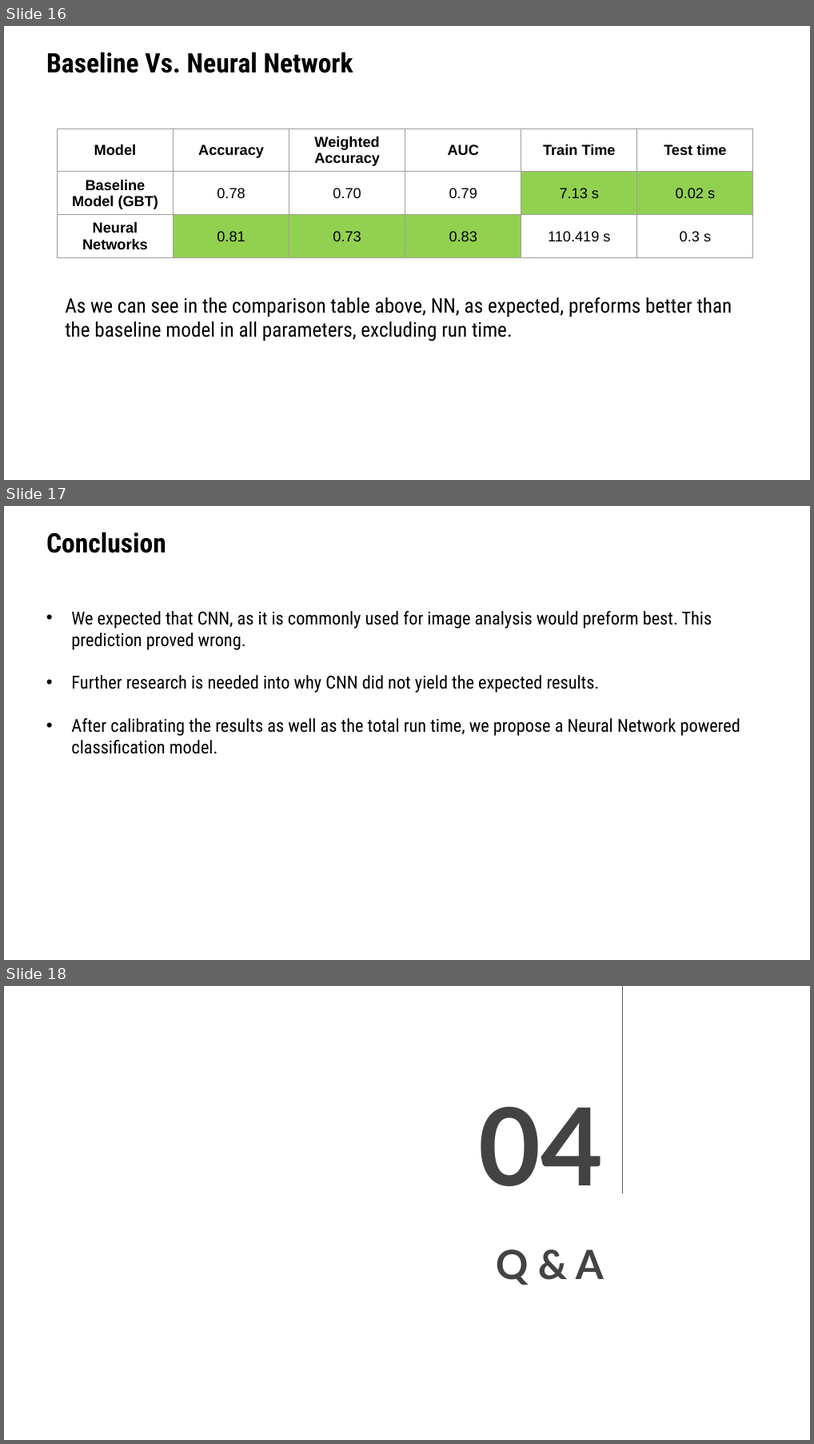
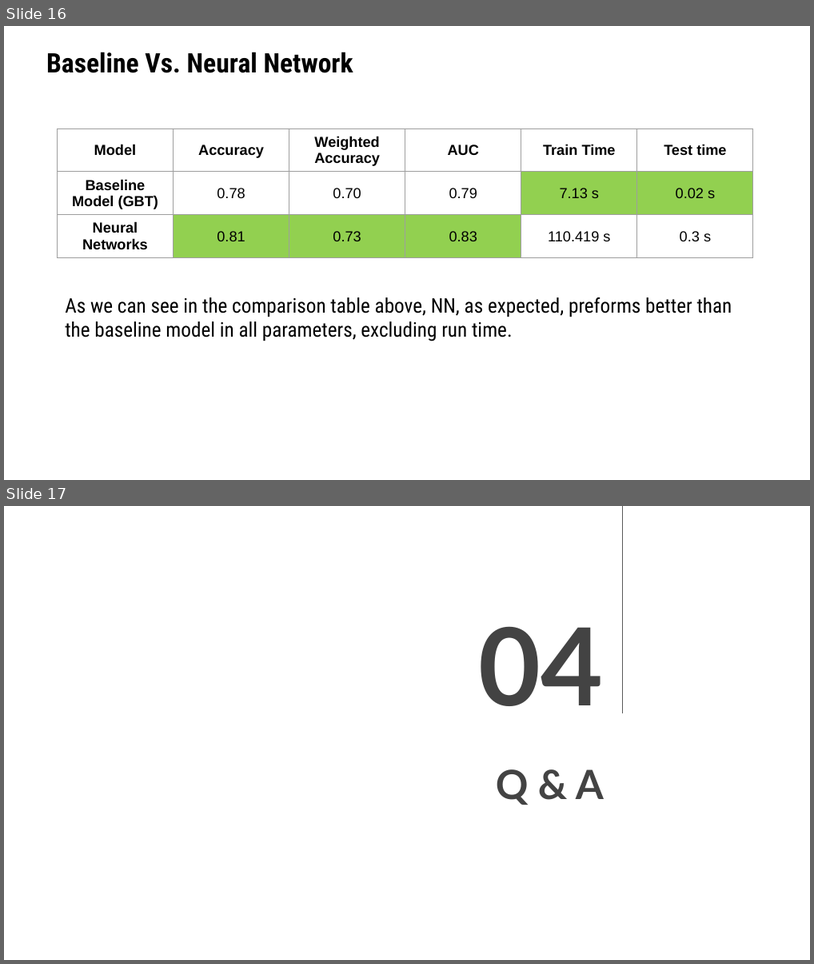
Before and after one commit to TZstatsADS/Fall2020-Project3-group5, a slide deck: doc/presentation.pptx. Shown one above the other, each under a label of ours: slides 16, 17 and 18 before the commit, slides 16 and 17 after it. The pictures are 814x1444 and 814x964 pixels, drawn with LibreOffice and Linux fonts; fonts in the diff are those of the drawing; background and template pictures are left out. Boxes give left, top, right and bottom in pixels: in the first picture for what was removed or moved away, otherwise in the second. Text is boxed around its words. In the diff, an @@ line names an element or a change of style, - is before the commit and + after.

```diff
--- a/doc/presentation.pptx
+++ b/doc/presentation.pptx
@@ slide 17 removed at (4, 506, 810, 960), background picture (left out) @@
@@ text removed at (46, 532, 166, 553) @@
-Conclusion
@@ text removed at (71, 611, 741, 754) @@
-• We expected that CNN, as it is commonly used for image analysis would preform best. This prediction proved wrong.
-• Further research is needed into why CNN did not yield the expected results.
-• After calibrating the results as well as the total run time, we propose a Neural Network powered classification model.
@@ what was slide 18 is now slide 17 @@
```
Also in this commit, not shown: 3 slides changed, 1 other file.
